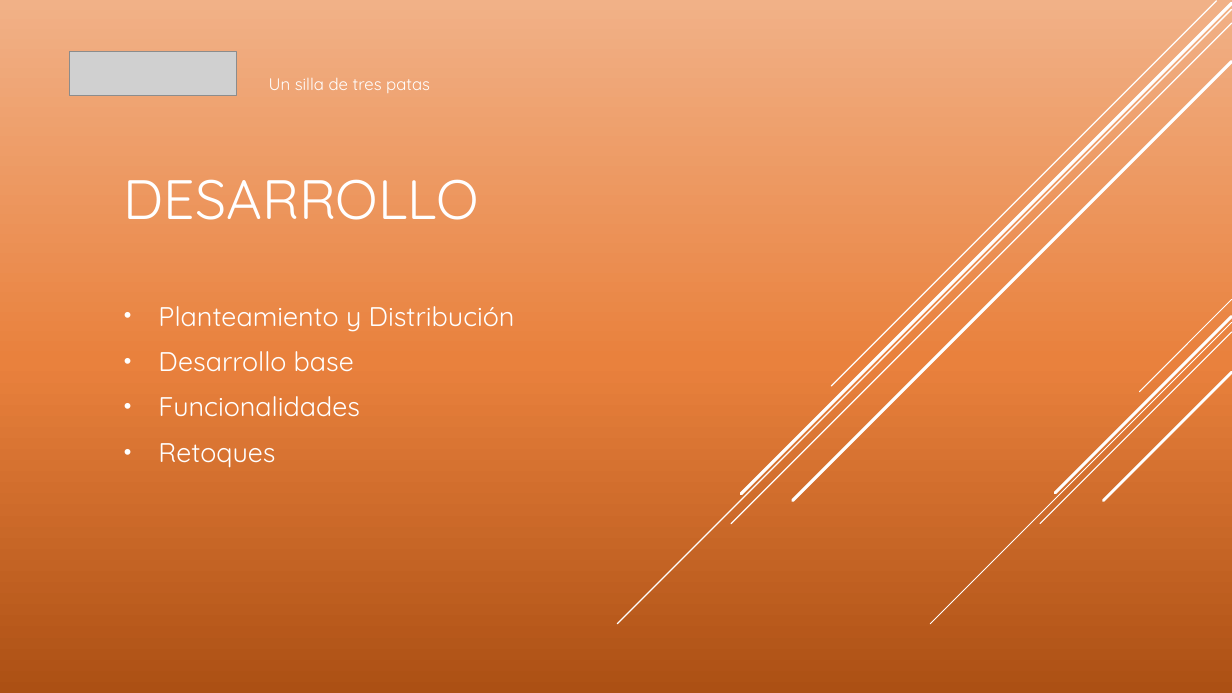
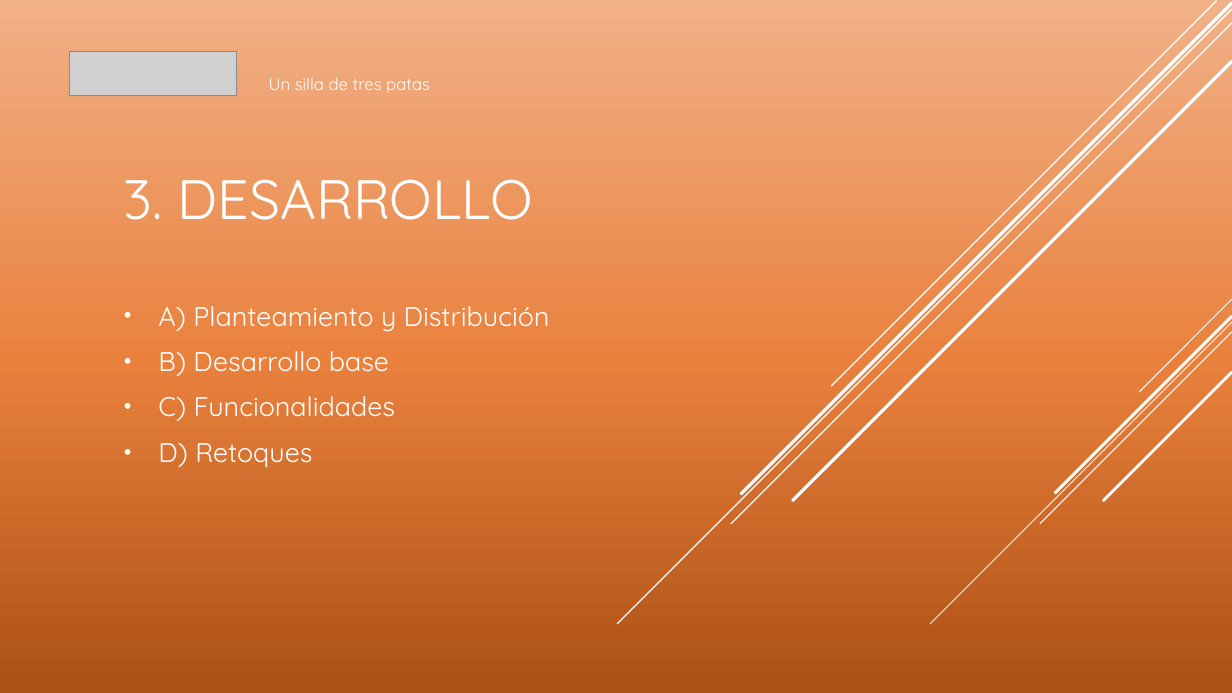
Before and after one commit to tripod-egibide/reto2, a slide deck: slide 7 of Doc/PresentaciónReto2.pptx. Drawn at 1232x693 pixels with LibreOffice and Linux fonts; fonts in the diff are those of the drawing; grey boxes stand for pictures. Boxes give left, top, right and bottom in pixels: in the first picture for what was removed or moved away, otherwise in the second. Text is boxed around its words. In the diff, an @@ line names an element or a change of style, - is before the commit and + after.

```diff
--- a/Doc/PresentaciónReto2.pptx
+++ b/Doc/PresentaciónReto2.pptx
@@ title at [124, 179, 533, 220]: text changed @@
-DESARROLLO
+3. DESARROLLO
@@ subtitle at [158, 306, 550, 468]: text changed @@
-• Planteamiento y Distribución
-• Desarrollo base
-• Funcionalidades
-• Retoques
+• A) Planteamiento y Distribución
+• B) Desarrollo base
+• C) Funcionalidades
+• D) Retoques
```
Also in this commit, not shown: 4 other slides changed.
